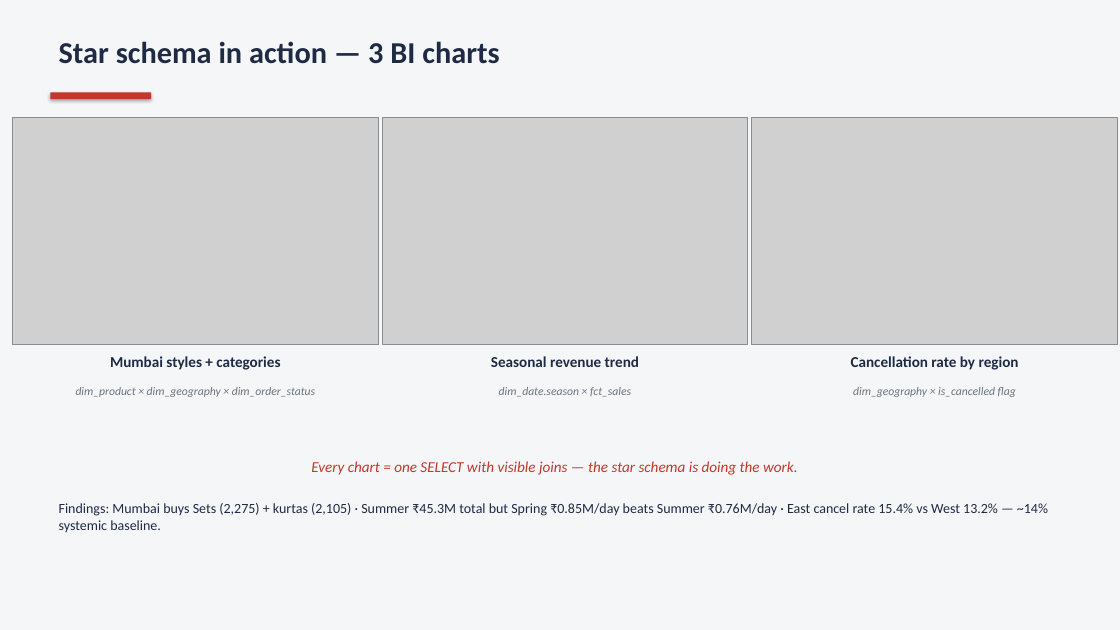
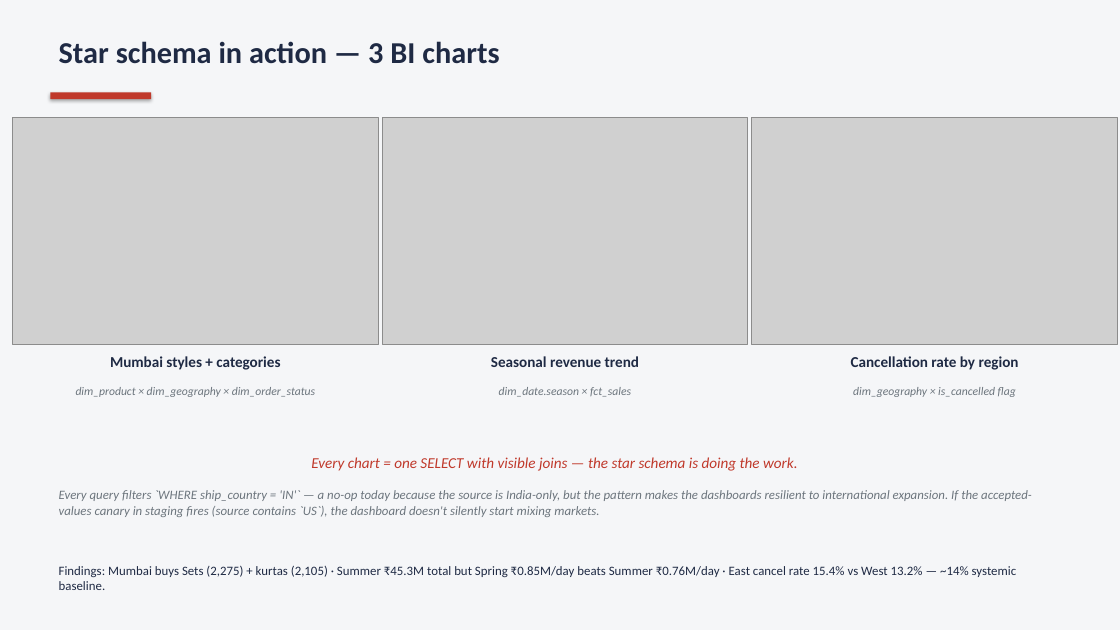
Before and after one commit to elenatasdighi/fashionable-analytics-assessment, a slide deck: slide 17 of presentations/final_deck.pptx. Drawn at 1120x630 pixels with LibreOffice and Linux fonts; fonts in the diff are those of the drawing; grey boxes stand for pictures. Boxes give left, top, right and bottom in pixels: in the first picture for what was removed or moved away, otherwise in the second. Text is boxed around its words. In the diff, an @@ line names an element or a change of style, - is before the commit and + after.

Commit message:
update staging with revert fields

```diff
--- a/presentations/final_deck.pptx
+++ b/presentations/final_deck.pptx
@@ text "Every chart = one SELECT ...": place and size @@
-text "Every chart = one SELECT ..." at [311, 461, 797, 475]
+text "Every chart = one SELECT ..." at [311, 457, 797, 471]
@@ text added at [59, 490, 1032, 517], 11 pt, text #6C757D, italic @@
+Every query filters `WHERE ship_country = 'IN'` — a no-op today because the source is India-only, but the pattern makes the dashboards resilient to international expansion. If the accepted-values canary in staging fires (source contains `US`), the dashboard doesn't silently start mixing markets.
@@ text "Findings: Mumbai buys Sets (2,275) ...": place and size @@
-text "Findings: Mumbai buys Sets (2,275) ..." at [59, 503, 1048, 532]
+text "Findings: Mumbai buys Sets (2,275) ..." at [59, 566, 1017, 590]
@@ text "Findings: Mumbai buys Sets (2,275) ..." at [59, 566, 1017, 590]: size 12 to 11 pt @@
```
Also in this commit, not shown: 4 other slides changed, 1 slide removed, 9 other files.
